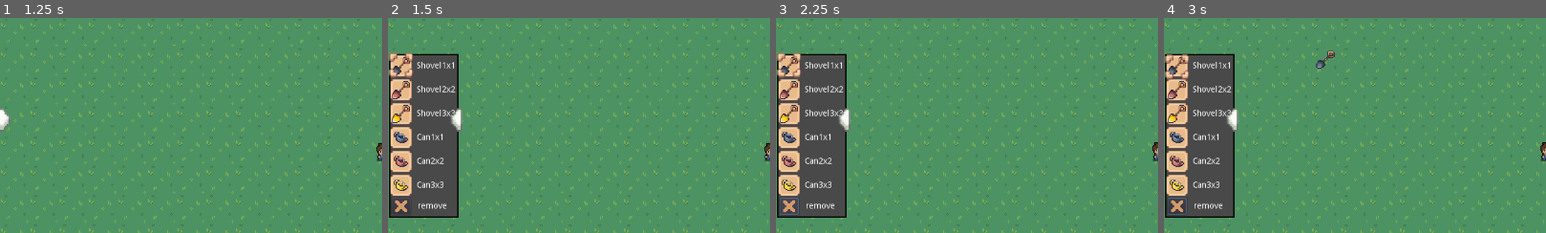
Above: before the commit, frames 1-4 (left to right).
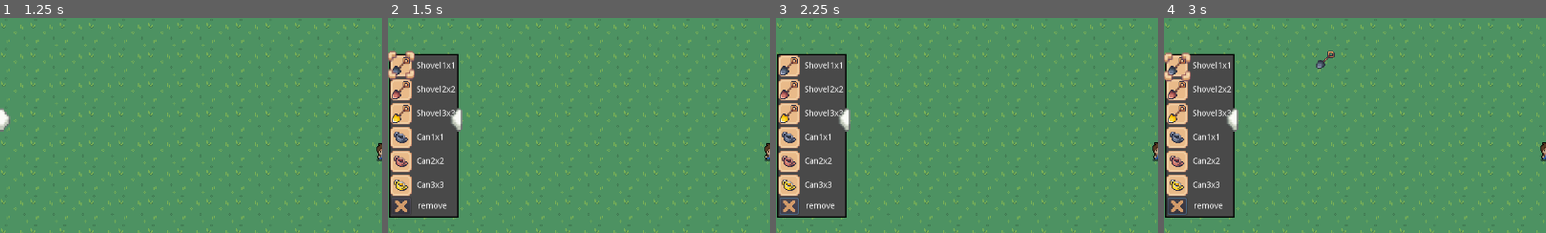
Above: after the commit, the same moments.

Repository: zolkins/RootGame
Game: Godot game, scene res://scenes/main_menu.tscn
Two runs of this game, one before a commit and one after it. Both use one fixed random seed, a clock stepped at 60 frames per second and the inputs below.
Inputs (mouse positions are % of the whole screen's width and height, from its top left):
- Up to frame 1 (1.25 s): click "Нова гра" at 0.5 s
- Up to frame 2 (1.5 s): click (1, 44) at 1.25 s
- Up to frame 3 (2.25 s): click "remove" at 2 s
- Up to frame 4 (3 s): tap Enter at 2.75 s; drag from (2, 32) to (60, 28) at 2.77 s
The pictures show only the part of the screen within x 0-50%, y 21-71%; the shares and areas given below are measured in that part.

Frame 1 is identical in both runs. In frame 2, 0.4% of the frame differs, in the area x 0-7%, y 15-29%; in frame 3, 0.3%; in frame 4, 0.4%.

Commit message:
SelectedItemsAnim

Diff:
--- a/scripts/Hotbar.gd
+++ b/scripts/Hotbar.gd
@@ -3,6 +3,7 @@
 const SlotClass = preload("res://scripts/Slot.gd")
 onready var inventory_slots = $Items/GridContainer
 var holding_item = null
+var i = 0
 
 func _ready():
 	$Items.set_visible(false)
@@ -30,6 +31,16 @@
 	if holding_item:
 		holding_item.global_position = get_global_mouse_position()
 
+func _process(delta):
+	if $Items/Select.is_visible():
+		if 	i == 0:
+			yield(get_tree().create_timer(0.5), "timeout")
+			$Items/Select.set_scale(Vector2(2, 2))
+			i = 1
+		else:
+			yield(get_tree().create_timer(0.5), "timeout")
+			$Items/Select.set_scale(Vector2(1.75, 1.75))
+			i = 0
 
 
 func _on_Button_pressed():
@@ -44,6 +55,7 @@
 
 func _on_Delete_pressed():
 	remove_child(holding_item)
+	$Items/Select.set_visible(false)
 	pass # Replace with function body.
 
 
--- a/scripts/Slot.gd
+++ b/scripts/Slot.gd
@@ -9,4 +9,5 @@
 		$'.'.get_child(1).text = $'.'.get_child(0).name
 
 func Selected():
+	Select.set_visible(true)
 	Select.set_position($"..".get_position() + $'.'.get_position() + Vector2(19, 20))
